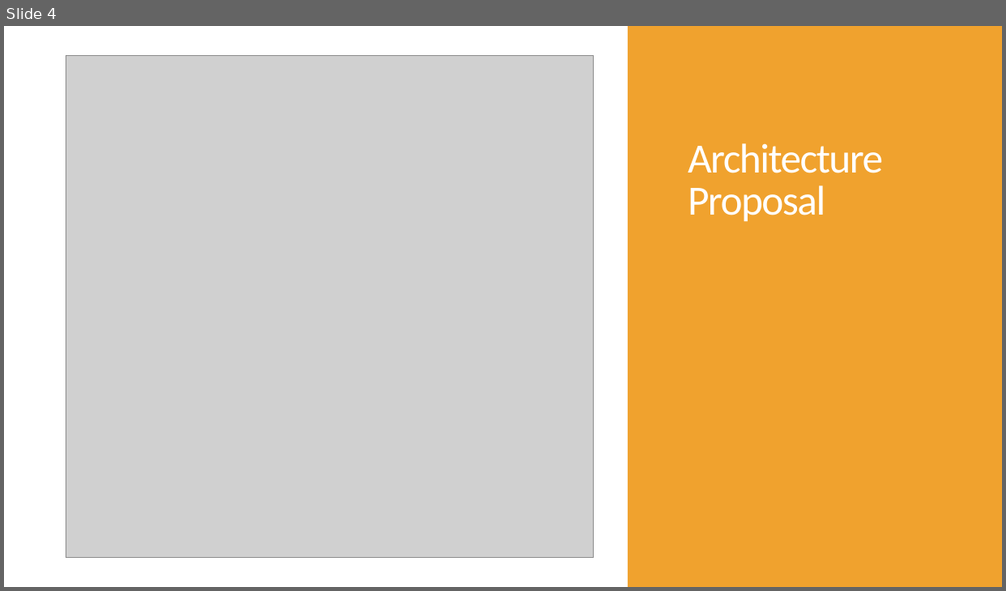
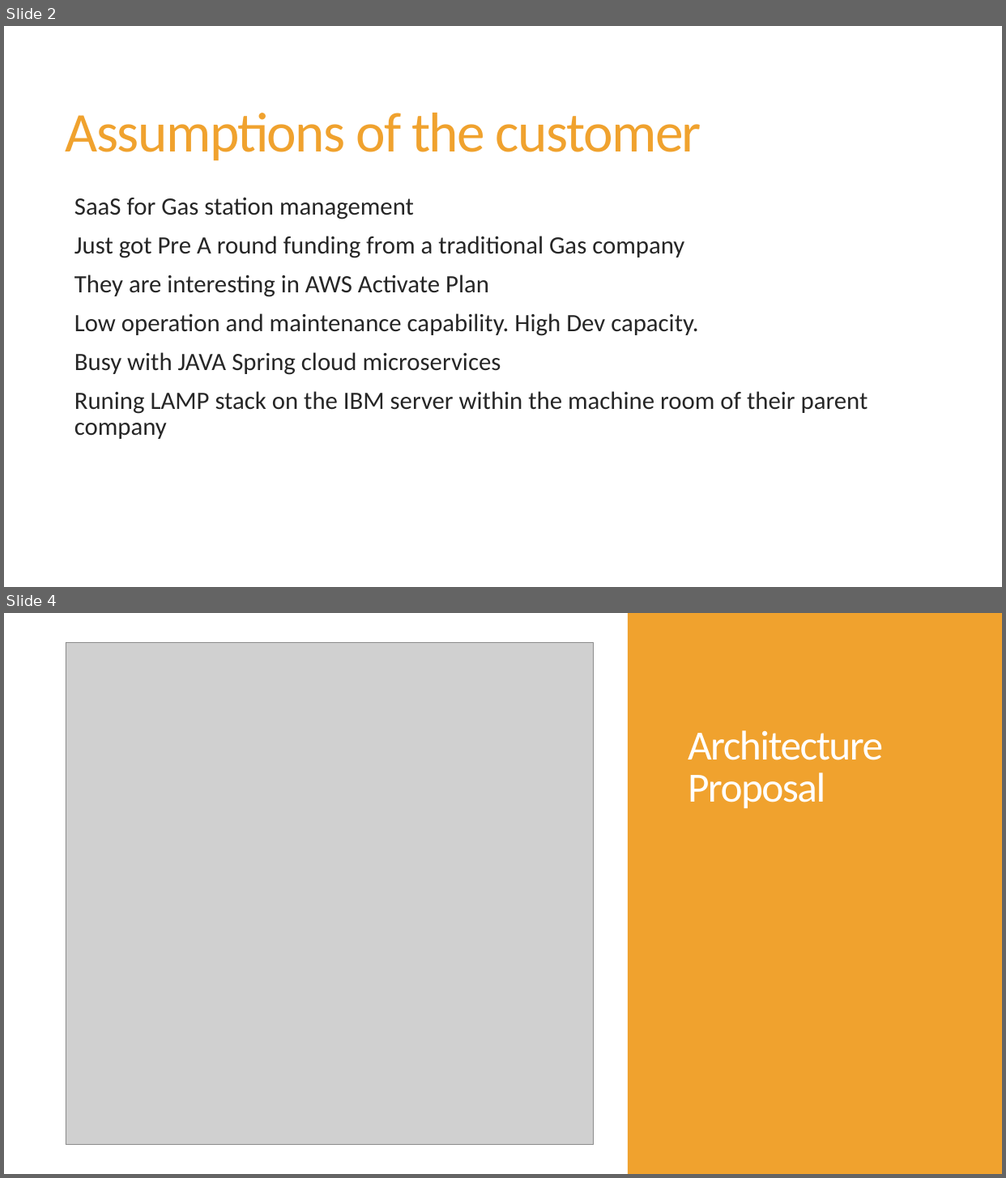
Before and after one commit to damoco/aws-interview-assignment2, a slide deck: Assignment #2 - proposal.pptx. Shown one above the other, each under a label of ours: slide 4 before the commit, slides 2 and 4 after it; the slides between them are not shown. The pictures are 1006x591 and 1006x1178 pixels, drawn with LibreOffice and Linux fonts; fonts in the diff are those of the drawing; grey boxes stand for pictures. Boxes give left, top, right and bottom in pixels: in the first picture for what was removed or moved away, otherwise in the second. Text is boxed around its words. In the diff, an @@ line names an element or a change of style, - is before the commit and + after.

```diff
--- a/Assignment #2 - proposal.pptx
+++ b/Assignment #2 - proposal.pptx
@@ slide 2 added at (x1=4, y1=26, x2=1002, y2=587), background #FFFFFF @@
@@ title added at (x1=66, y1=113, x2=701, y2=160), 54 pt, text #F0A22E @@
+Assumptions of the customer
@@ text added at (x1=74, y1=197, x2=868, y2=439), 24 pt, text #262626 @@
+  SaaS for Gas station management
+  Just got Pre A round funding from a traditional Gas company
+  They are interesting in AWS Activate Plan
+  Low operation and maintenance capability. High Dev capacity.
+  Busy with JAVA Spring cloud microservices
+  Runing LAMP stack on the IBM server within the machine room of their parent company
```
Also in this commit, not shown: 6 slides changed, 11 other slides added, 2 slides removed.
